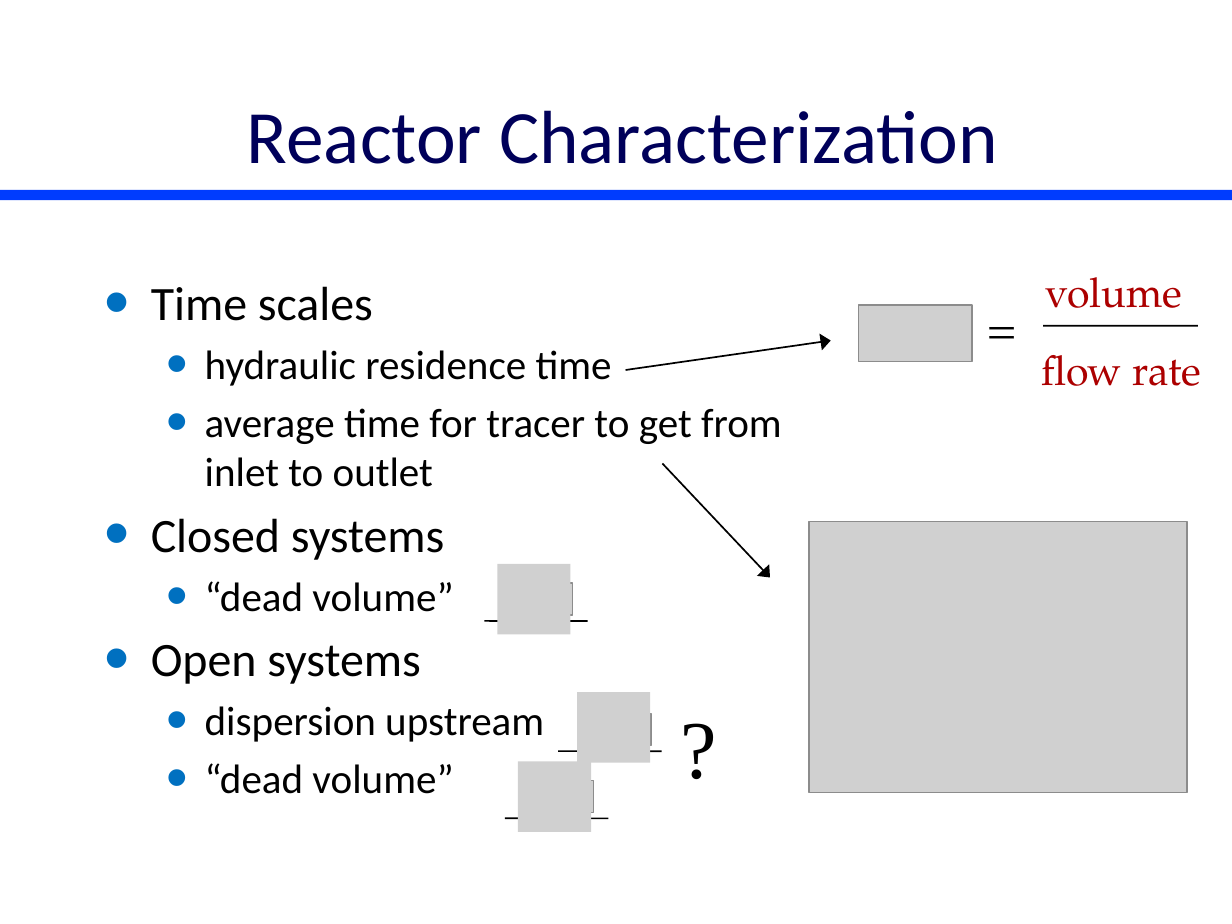
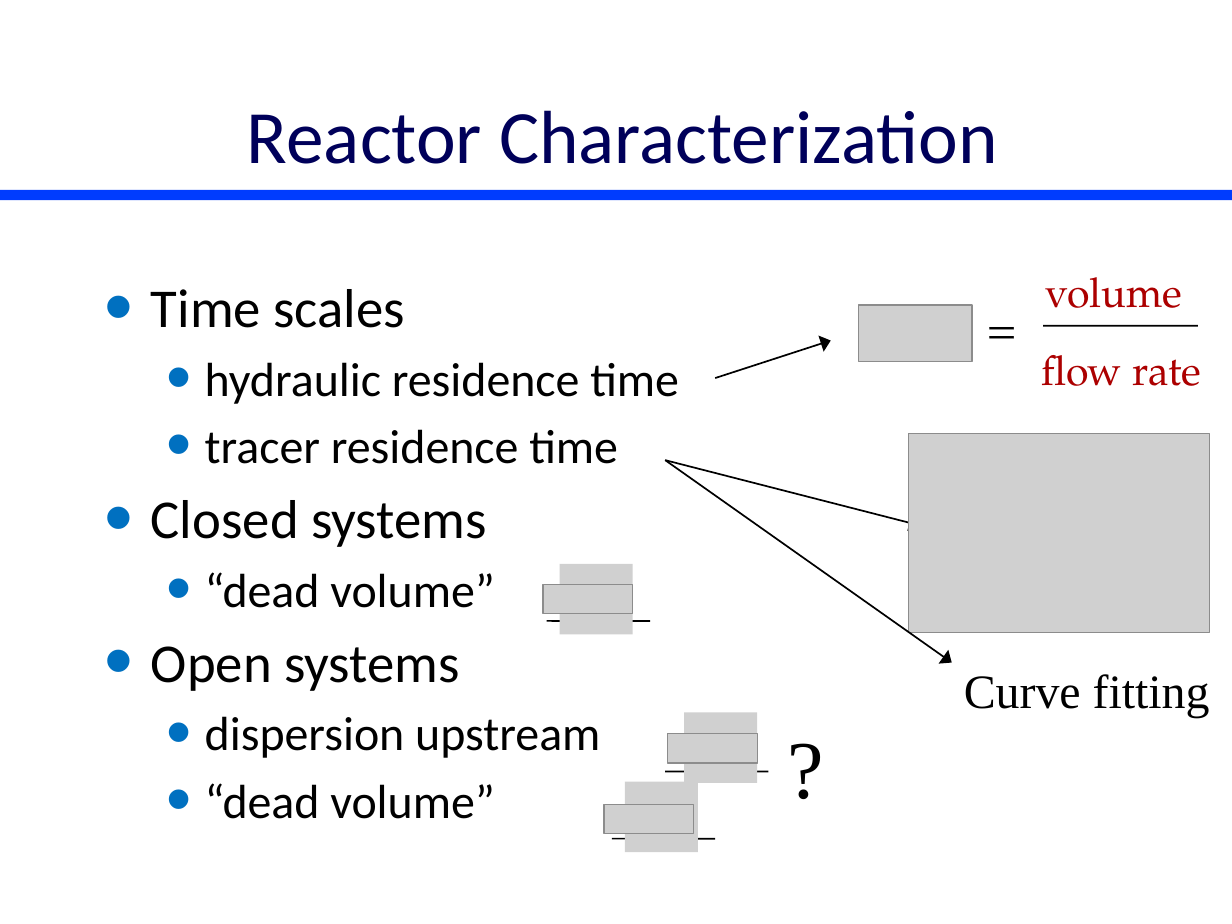
Before and after one commit to monroews/CEE4530, a slide deck: slide 16 of website/pptx/Reactor_Characteristics.pptx. Drawn at 1232x924 pixels with LibreOffice and Linux fonts; fonts in the diff are those of the drawing; grey boxes stand for pictures. Boxes give left, top, right and bottom in pixels: in the first picture for what was removed or moved away, otherwise in the second. Text is boxed around its words. In the diff, an @@ line names an element or a change of style, - is before the commit and + after.

Commit message:
update reactor and acid

```diff
--- a/website/pptx/Reactor_Characteristics.pptx
+++ b/website/pptx/Reactor_Characteristics.pptx
@@ text at box(151, 289, 679, 819): size 28 to 32 pt in "Time scales", "Closed systems", "Open systems"; size 24 to 28 pt in "hydraulic residence time", "“dead volume”", "dispersion upstream", "“dead volume”" @@
@@ arrow moved from (626, 370) - (830, 340) to (716, 378) - (830, 340) @@
@@ text at box(205, 429, 618, 464): text changed; size 24 to 28 pt @@
-  • average time for tracer to get from inlet to outlet
+  • tracer residence time
@@ picture added at box(908, 434, 1209, 632) @@
@@ arrow moved from (663, 463) - (770, 578) to (665, 461) - (919, 525) @@
@@ arrow added from (665, 461) to (952, 663), #000000 1 pt @@
@@ picture removed at box(809, 521, 1188, 792) @@
@@ picture removed at box(498, 564, 570, 634) @@
@@ picture added at box(559, 564, 632, 634) @@
@@ picture removed at box(499, 583, 572, 615) @@
@@ picture added at box(543, 584, 633, 614) @@
@@ line moved from (484, 621) - (588, 621) to (547, 621) - (650, 621) @@
@@ text added at box(964, 674, 1210, 718), 28 pt, text #000000 @@
+Curve fitting
@@ picture removed at box(577, 692, 649, 763) @@
@@ picture removed at box(578, 713, 650, 745) @@
@@ picture added at box(684, 712, 756, 782) @@
@@ picture added at box(668, 733, 758, 763) @@
@@ picture removed at box(517, 761, 590, 832) @@
@@ picture removed at box(520, 781, 593, 813) @@
@@ picture added at box(604, 804, 694, 834) @@
@@ picture added at box(625, 781, 697, 851) @@
@@ 2 lines, 1 text: place and size @@
-2 lines, 1 text at box(505, 690, 731, 818)
+2 lines, 1 text at box(612, 711, 838, 839)
```
Also in this commit, not shown: 9 other slides changed, 1 slide removed, 2 other files.
